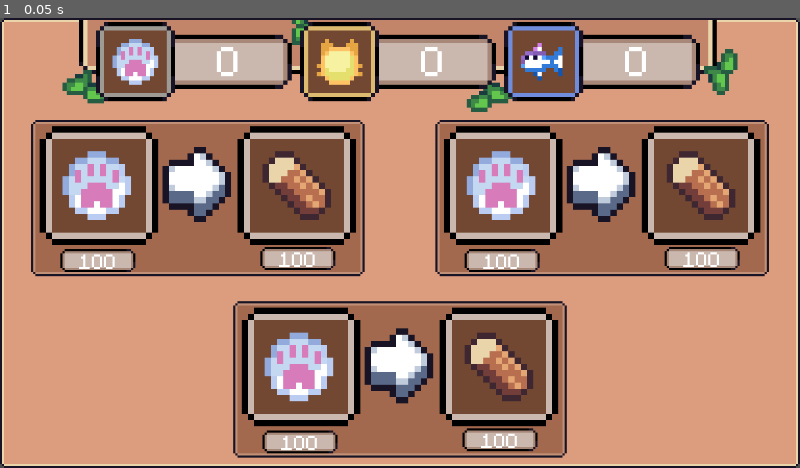
Above: before the commit, frame 1.
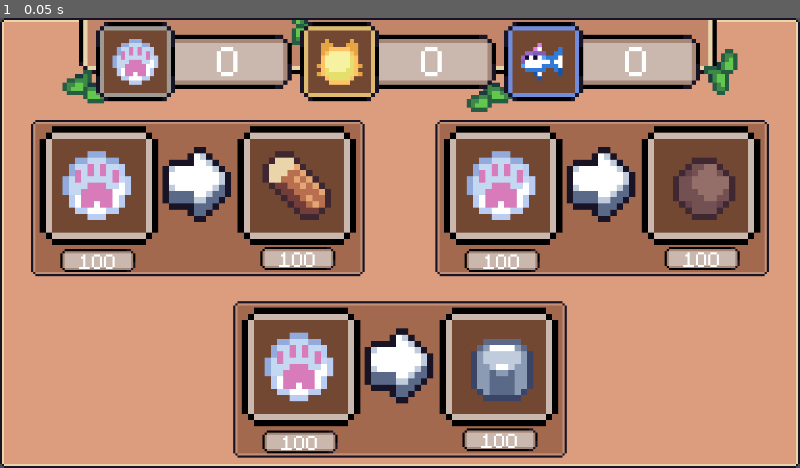
Above: after the commit, the same moment.

Repository: Mikihero/cozy-cat-resort
Game: Godot game, scene res://Scenes/wandering_trader_ui.tscn
Same seed, same stepped clock (60 frames per second), same inputs: the game is played once before the commit and once after it. This scene is started directly instead of the project's main scene.
Inputs:
- Up to frame 1 (0.05 s): no input

The runs differ from the first frame. In frame 1, 1.9% of the frame differs, in the area x 58-92%, y 29-86%.
Error before the commit: Invalid access to property or key 'wood' on a base object of type 'Nil'. (res://Scripts/TradeDisplay.gd:59)

Commit message:
update script

Diff:
--- a/Scripts/trade_manager.gd
+++ b/Scripts/trade_manager.gd
@@ -6,18 +6,23 @@
 @export var wood_texture: Texture2D
 @export var stone_texture: Texture2D
 
-@onready var item_textures_dict = {
+var item_textures_dict: Dictionary
+
+# Called when the node enters the scene tree for the first time.
+func _enter_tree() -> void:
+	items_array.shuffle()
+	item_textures_dict = {
 	"wood": wood_texture,
 	"clay": clay_texture,
 	"stone": stone_texture,
-}
-
-# Called when the node enters the scene tree for the first time.
-func _ready() -> void:
-	items_array.shuffle()
+	}
 
 	print(item_textures_dict)
 	print(clay_texture)
+	print(items_array)
+
+func _ready() -> void:
+	pass
 
 # Called every frame. 'delta' is the elapsed time since the previous frame.
 func _process(delta: float) -> void:
